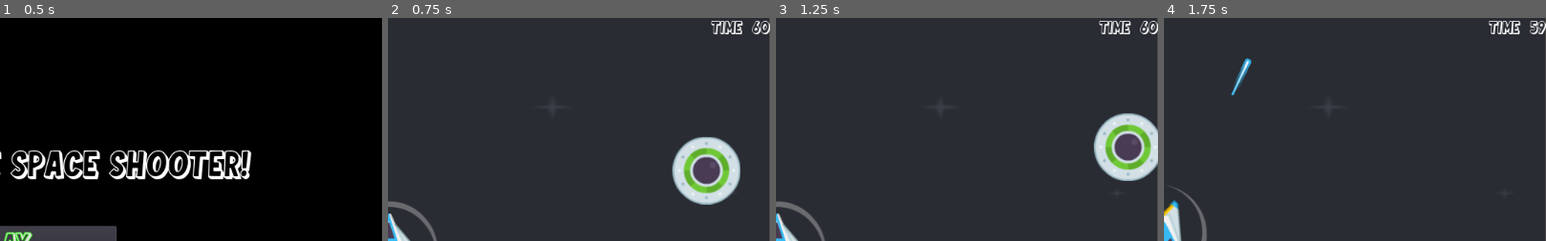
Above: before the commit, frames 1-4 (left to right).
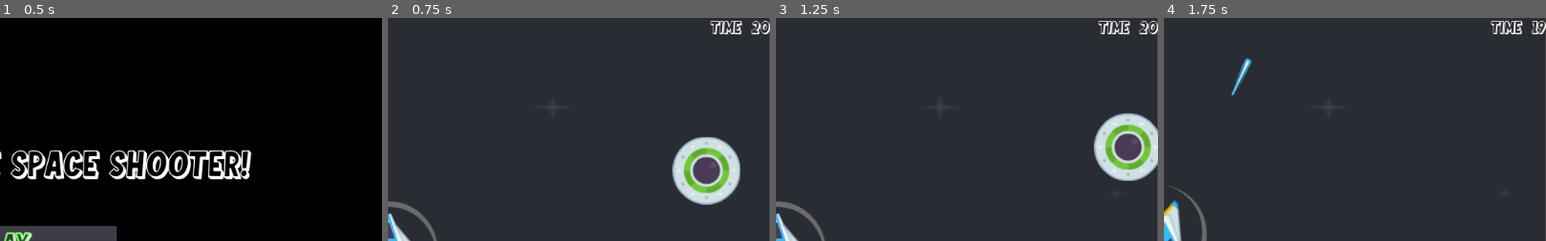
Above: after the commit, the same moments.

Repository: Tre101/Project-Twilight
Game: Godot game, scene res://UI/Main_Menu.tscn
Two runs of this game, one before a commit and one after it. Both use one fixed random seed, a clock stepped at 60 frames per second and the inputs below. Video files are missing from this copy of the repository; at most half a second of black plays in their place.
Inputs:
- Up to frame 1 (0.5 s): no input
- Up to frame 2 (0.75 s): click "Play" at 0.5 s
- Up to frame 3 (1.25 s): no input
- Up to frame 4 (1.75 s): hold D (right) from 1.28 s (still down); tap Space (shoot) at 1.35 s
The pictures show only the part of the screen within x 50-100%, y 0-50%; the shares and areas given below are measured in that part.

Frame 1 is identical in both runs. In frame 2, 0.4% of the frame differs, in the area x 84-98%, y 1-8%; in frame 3, 0.4%; in frame 4, 0.5%, in the area x 85-98%, y 1-8%.

Commit message:
Update Global.gd

Diff:
--- a/Global.gd
+++ b/Global.gd
@@ -3,7 +3,7 @@
 var VP = Vector2.ZERO
 
 var score = 0
-var time = 60
+var time = 20
 var lives = 5
 var level = -1
 var currentEnemies = 1
@@ -46,7 +46,7 @@
 func reset():
 	get_tree().paused = false
 	score = 0
-	time = 60
+	time = 20
 	lives = 5
 
 
